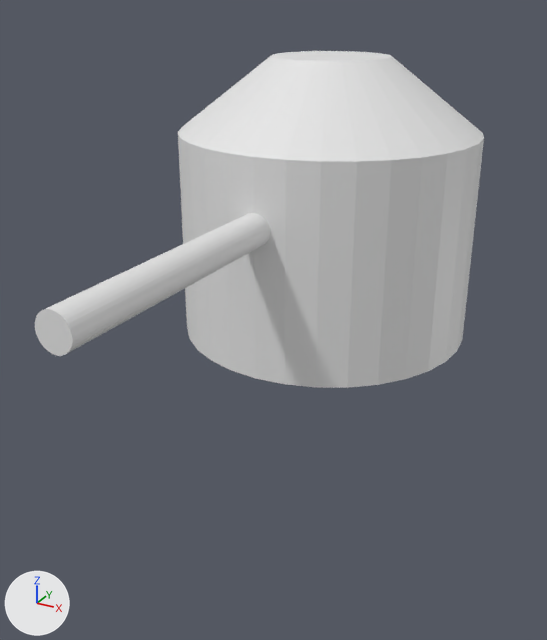
Two versions of the Blender file Battle of Steel/Assets/Kawano/3D_Model/Boss_02.blend, one commit apart.
Both versions are drawn from a 50 mm lens placed at (8.2, -17.7, 8.7), pointed at (-1.2, -0.8, 0.2). The axes (+X, +Y, +Z) are drawn at lower left. The lights are the same throughout.

Script lines for the objects in view, before the commit:
```python
me_body = bpy.data.meshes.new('body')
me_body.from_pydata(...)  # 160 vertices, 100 faces; spans x -3.81..3.81, y -10.01..3.81, z 0.13..7.21
ob_body = bpy.data.objects.new('body', me_body)
ob_body.location = (0.0, 0.0, 0.0)
```
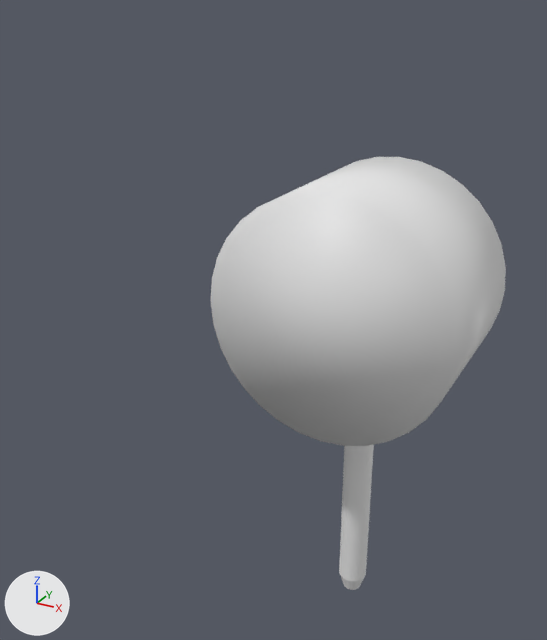
Where the change shows, as pixel boxes (x1, y1, x2, y2) in the pictures (547 x 640 px; the box of a moved part takes in the faces that stretch with it):
'body', reshaped (34% narrower, 28% taller): before (35, 51, 484, 388); after (211, 157, 506, 590)
part 1 of me_body, moved or reshaped: before (178, 51, 484, 388); after (211, 157, 506, 446)
part 2 of me_body, added: after (339, 445, 374, 590)
part 3 of me_body, deleted: before (35, 213, 270, 356)

Patch to the scene script:
```diff
--- a/Battle of Steel/Assets/Kawano/3D_Model/Boss_02.blend.py
+++ b/Battle of Steel/Assets/Kawano/3D_Model/Boss_02.blend.py
@@ me_body @@
 # used by ob_body; location = (0.0, 0.0, 0.0)
-me_body.from_pydata(...)  # 160 vertices, 100 faces; spans x -3.81..3.81, y -10.01..3.81, z 0.13..7.21
+me_body.from_pydata(...)  # 224 vertices, 164 faces; spans x -3.81..3.81, y 0.03..7.14, z -11.95..3.8
+# me_body part 1: the loose piece of 96 vertices spanning x -3.81..3.81, y -3.81..3.81, z 0.13..7.21 is turned -89.7 degrees about the x axis through its middle, then moved by (0.0, 3.59, -3.67)
+# me_body part 2: a new loose piece of 128 vertices spanning x -0.5..0.5, y 2.71..3.74, z -11.95..-3.57
+# me_body part 3: the loose piece of 64 vertices spanning x -0.39..0.39, y -10.01..-3.48, z 3.43..4.21 is deleted
```
